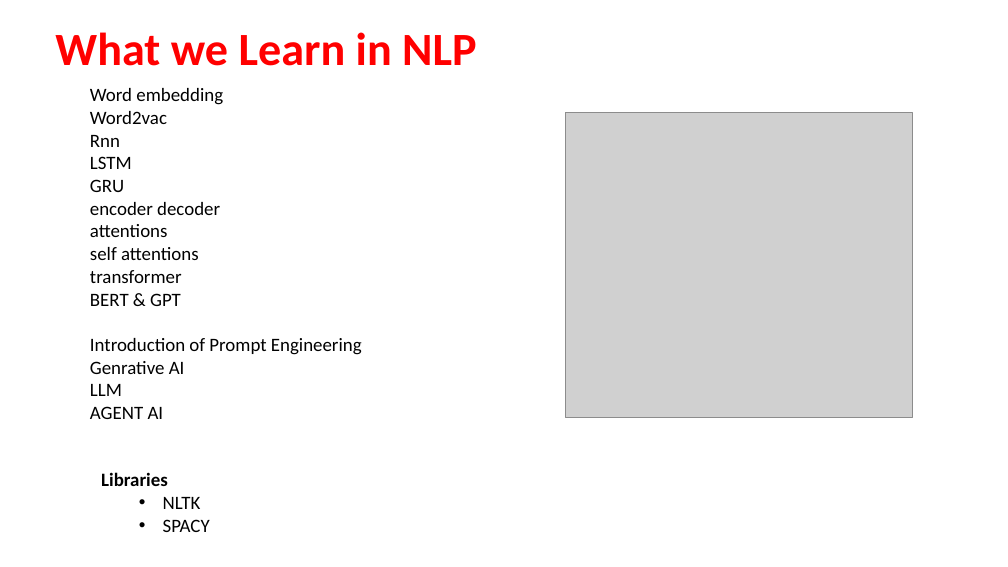
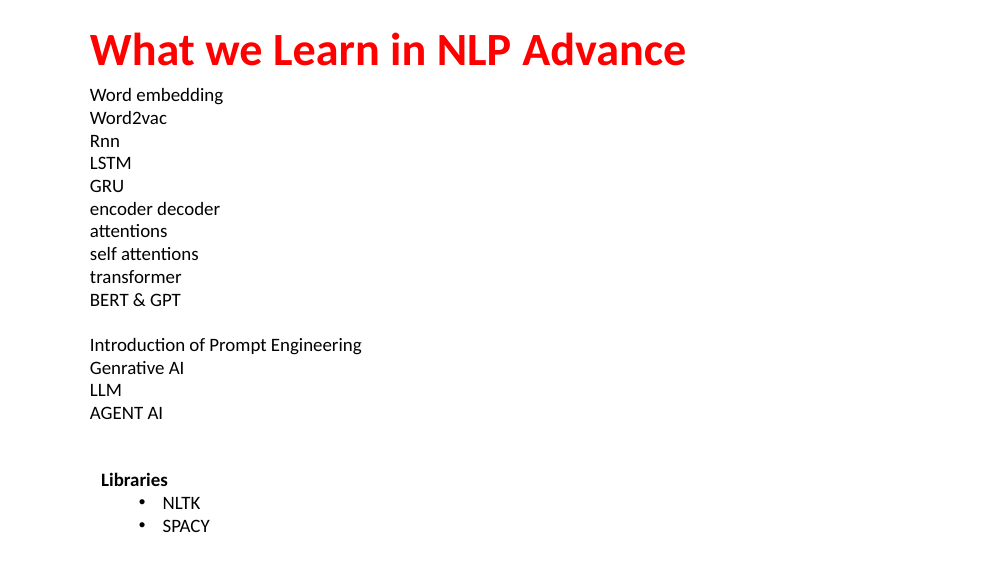
Before and after one commit to shahil04/ds_materials, a slide deck: slide 10 of 9.Deep_learning/class_10_Text_Nltk_Spacy.pptx (slide 8 before the commit). Drawn at 1008x567 pixels with LibreOffice and Linux fonts; fonts in the diff are those of the drawing; grey boxes stand for pictures. Boxes give left, top, right and bottom in pixels: in the first picture for what was removed or moved away, otherwise in the second. Text is boxed around its words. In the diff, an @@ line names an element or a change of style, - is before the commit and + after.

```diff
--- a/9.Deep_learning/class_10_Text_Nltk_Spacy.pptx
+++ b/9.Deep_learning/class_10_Text_Nltk_Spacy.pptx
@@ text at [90,32,686,66]: text changed @@
-What we Learn in NLP
+What we Learn in NLP Advance
@@ picture removed at [566,113,912,418] @@
```
Also in this commit, not shown: 3 slides added, 1 slide removed, 4 other files.
